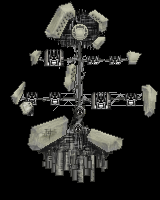
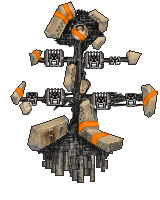
Comparing the layer stacks of the two 160 x 200 images. Changes:
added group "Royal Skin" with 18 layers above "Original Sprite" over [10, 1, 158, 183]
added group "Pixels" with 16 layers in group "Royal Skin" over [10, 1, 158, 183]
added layer "filigree" in group "Pixels" over [14, 2, 158, 148]
added layer "new armor" in group "Pixels" over [35, 23, 123, 152]
added layer "Layer 12" in group "Pixels" over [84, 51, 104, 69]
added layer "Layer 11" in group "Pixels" over [45, 88, 65, 106]
added layer "shadow" in group "Pixels" over [45, 15, 97, 165]
added group "Original Sprite copy" with 9 layers in group "Pixels" over [10, 1, 158, 183]
moved "Dots" (1st of 2, in "Royal Skin" › "Pixels" › "Original Sprite copy") into group "Original Sprite copy" over [57, 13, 102, 82]
moved "Staining" (1st of 2, in "Royal Skin" › "Pixels" › "Original Sprite copy") into group "Original Sprite copy" over [56, 11, 103, 86]
moved "Layer 10" (1st of 2, in "Royal Skin" › "Pixels" › "Original Sprite copy") into group "Original Sprite copy" over [19, 99, 34, 116]
moved "Armor" (1st of 2, in "Royal Skin" › "Pixels" › "Original Sprite copy") into group "Original Sprite copy" over [10, 1, 158, 154]
moved "Bridge" (1st of 2, in "Royal Skin" › "Pixels" › "Original Sprite copy") into group "Original Sprite copy" over [71, 23, 89, 41]
moved "Weapon Slots" (1st of 2, in "Royal Skin" › "Pixels" › "Original Sprite copy") into group "Original Sprite copy" over [26, 49, 137, 135]
moved "Components" (1st of 2, in "Royal Skin" › "Pixels" › "Original Sprite copy") into group "Original Sprite copy" over [20, 9, 148, 159]
moved "Engines" (1st of 2, in "Royal Skin" › "Pixels" › "Original Sprite copy") into group "Original Sprite copy" over [38, 129, 112, 183]
moved "Frame" (1st of 2, in "Royal Skin" › "Pixels" › "Original Sprite copy") into group "Original Sprite copy" over [21, 41, 143, 173]
added layer "Outlines copy" in group "Pixels" over [17, 9, 146, 135]
